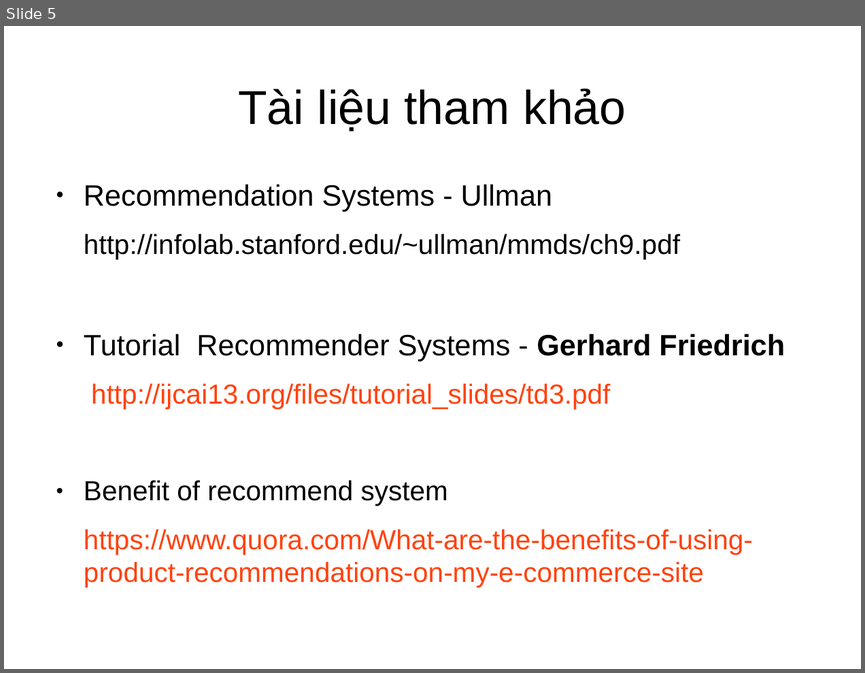
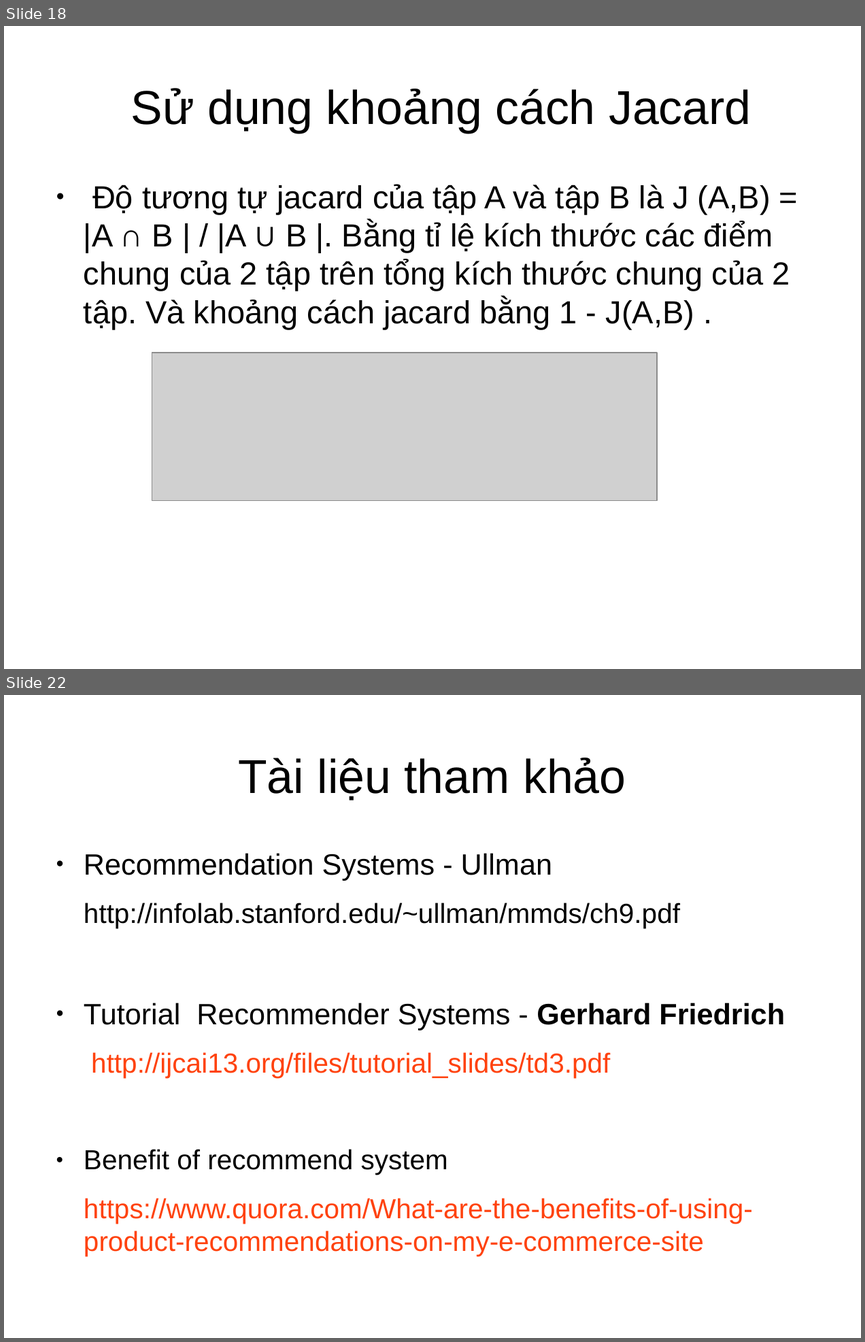
Before and after one commit to dungyeutrang/document, a slide deck: RS.odp. Shown one above the other, each under a label of ours: slide 5 before the commit, slides 18 and 22 after it; the slides between them are not shown. The pictures are 865x673 and 865x1342 pixels, drawn with LibreOffice and Linux fonts; fonts in the diff are those of the drawing; grey boxes stand for pictures. Boxes give left, top, right and bottom in pixels: in the first picture for what was removed or moved away, otherwise in the second. Text is boxed around its words. In the diff, an @@ line names an element or a change of style, - is before the commit and + after.

```diff
--- a/RS.odp
+++ b/RS.odp
@@ slide 18 added at [4, 26, 861, 669], background #FFFFFF @@
@@ title added at [131, 88, 751, 133], 44 pt, text #000000 @@
+Sử dụng khoảng cách Jacard
@@ text added at [84, 184, 789, 329], 29.6 pt, text #000000 @@
+● Độ tương tự jacard của tập A và tập B là J (A,B) = |A ∩ B | / |A ∪ B |. Bằng tỉ lệ kích thước các điểm chung của 2 tập trên tổng kích thước chung của 2 tập. Và khoảng cách jacard bằng 1 - J(A,B) .
@@ picture added at [152, 352, 657, 500] @@
@@ what was slide 5 is now slide 22 @@
```
Also in this commit, not shown: 1 slide changed, 17 other slides added, 1 slide removed, 1 other file.
